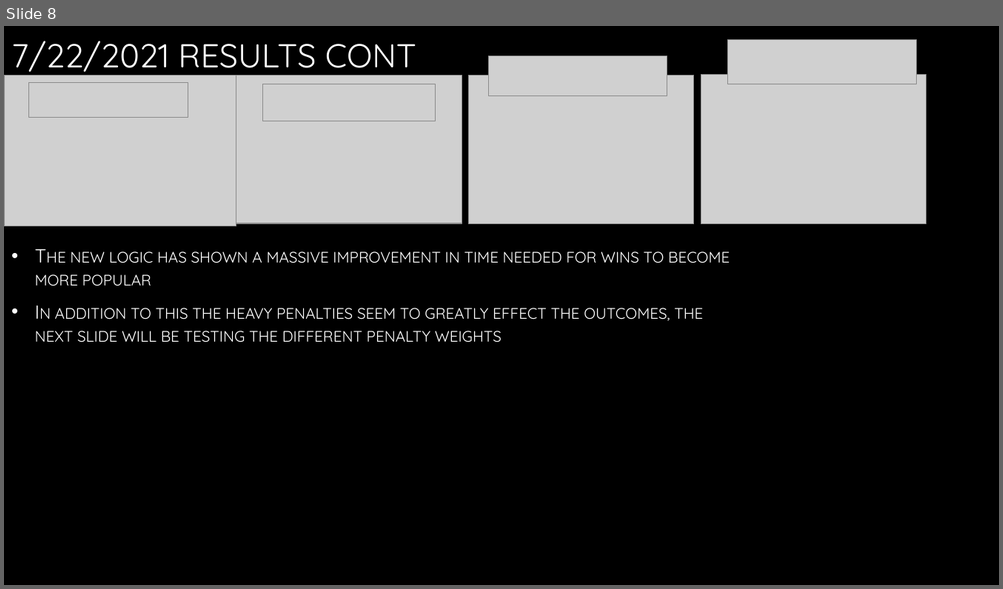
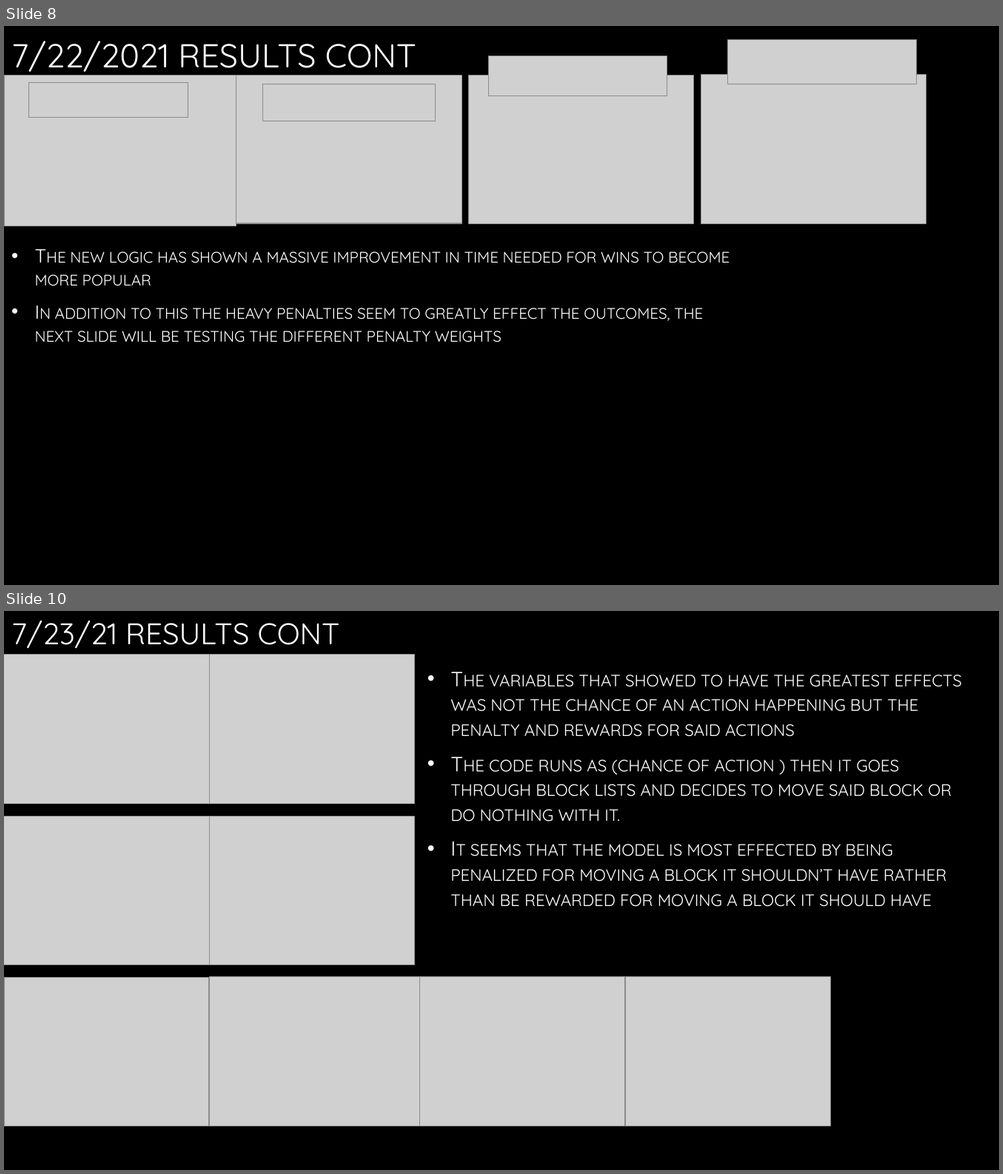
Before and after one commit to kch34/summer_2021, a slide deck: Reinforcement Learning/experiments.pptx. Shown one above the other, each under a label of ours: slide 8 before the commit, slides 8 and 10 after it; the slides between them are not shown. The pictures are 1003x589 and 1003x1174 pixels, drawn with LibreOffice and Linux fonts; fonts in the diff are those of the drawing; grey boxes stand for pictures; background and template pictures are left out. Boxes give left, top, right and bottom in pixels: in the first picture for what was removed or moved away, otherwise in the second. Text is boxed around its words. In the diff, an @@ line names an element or a change of style, - is before the commit and + after.

Commit message:
7/23/2021
Today I went through and experimented with which variables affect the decision making the most and found the rewards and penalties effect it the most.
I thought which action the model takes first would effect it but regardless of action selected first the model stills weighs the reward/penalties for moving a given block and can decide against it and attempt a different more suitable action

```diff
--- a/Reinforcement Learning/experiments.pptx
+++ b/Reinforcement Learning/experiments.pptx
@@ slide 10 added at bbox=[4, 611, 999, 1170], background picture (left out) @@
@@ title added at bbox=[11, 621, 340, 648], 28.8 pt, text gradient #FFFFFF to #A6A6A6 @@
+7/23/21 RESULTS CONT
@@ picture added at bbox=[4, 654, 209, 803] @@
@@ picture added at bbox=[209, 654, 415, 803] @@
@@ text added at bbox=[450, 675, 962, 907], 20 pt, text gradient #FFFFFF to #BFBFBF, small capitals @@
+• The variables that showed to have the greatest effects was not the chance of an action happening but the penalty and rewards for said actions
+• The code runs as (chance of action ) then it goes through block lists and decides to move said block or do nothing with it.
+• It seems that the model is most effected by being penalized for moving a block it shouldn’t have rather than be rewarded for moving a block it should have
@@ picture added at bbox=[4, 816, 209, 965] @@
@@ picture added at bbox=[209, 817, 415, 965] @@
@@ picture added at bbox=[4, 977, 208, 1126] @@
@@ picture added at bbox=[209, 977, 420, 1126] @@
@@ picture added at bbox=[420, 977, 625, 1126] @@
@@ picture added at bbox=[625, 977, 830, 1126] @@
```
Also in this commit, not shown: 3 slides changed, 1 other slide added, 1 slide removed, 1 other file.
